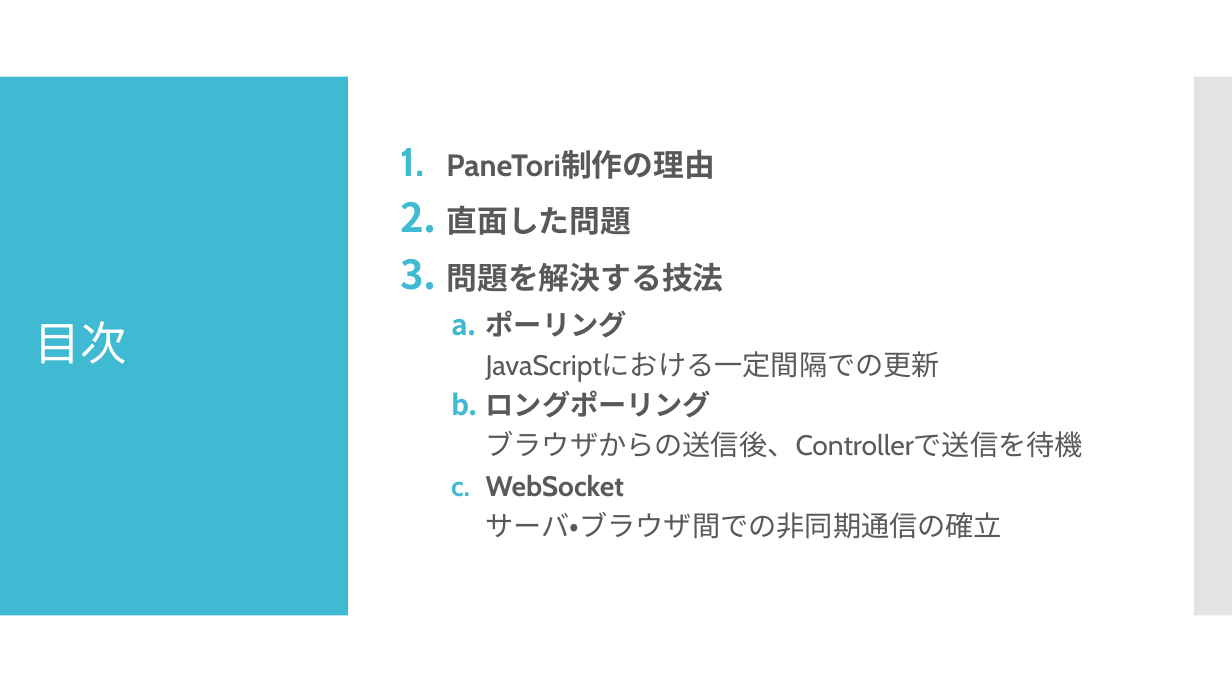
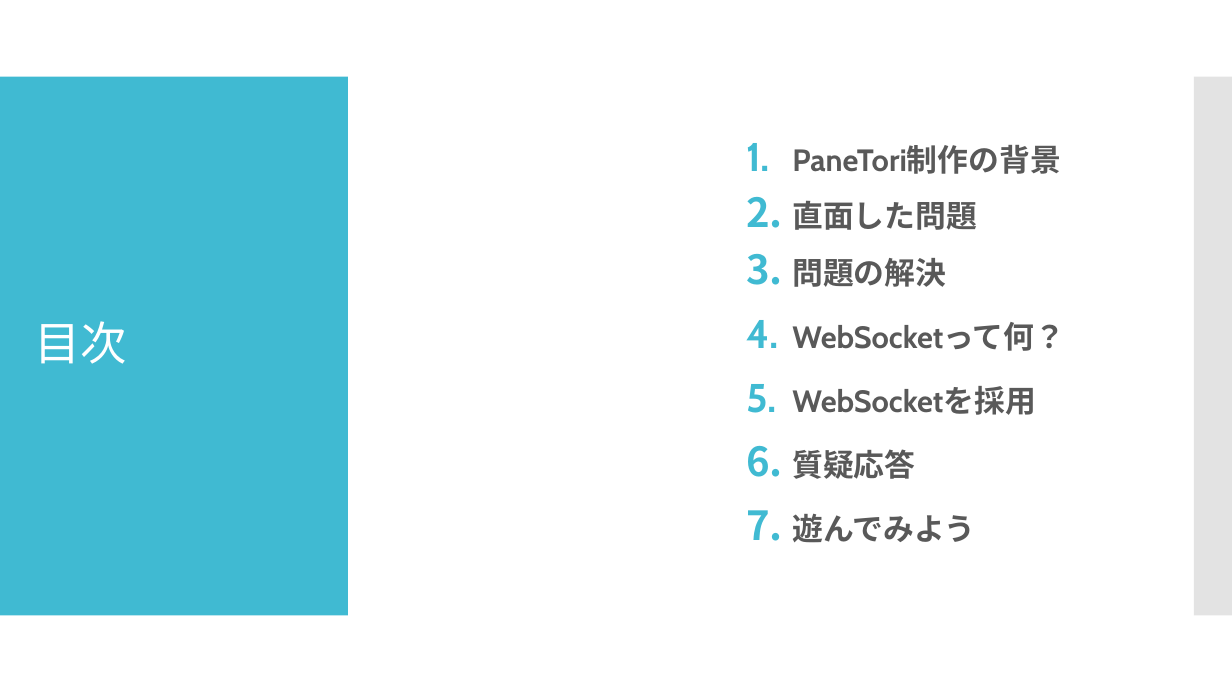
Before and after one commit to simasiman/Olynpic, a slide deck: slide 2 of Documents/発表用資料/2グループ 制作発表.pptx. Drawn at 1232x693 pixels with LibreOffice and Linux fonts; fonts in the diff are those of the drawing. Boxes give left, top, right and bottom in pixels: in the first picture for what was removed or moved away, otherwise in the second. Text is boxed around its words. In the diff, an @@ line names an element or a change of style, - is before the commit and + after.

```diff
--- a/Documents/発表用資料/2グループ 制作発表.pptx
+++ b/Documents/発表用資料/2グループ 制作発表.pptx
@@ text "PaneTori制作の背景": place and size @@
-text "PaneTori制作の背景" at (446,150,1083,539)
+text "PaneTori制作の背景" at (792,145,1065,543)
@@ text at (792,145,1061,174): text changed @@
-1. PaneTori制作の理由
+1. PaneTori制作の背景
@@ text at (792,258,1065,543): text changed; size 22 to 24 pt; bold on @@
-3. 問題を解決する技法
-  a. ポーリング
-  JavaScriptにおける一定間隔での更新
-  b. ロングポーリング
-  ブラウザからの送信後、Controllerで送信を待機
-  c. WebSocket
-  サーバ・ブラウザ間での非同期通信の確立
+3. 問題の解決
+4. WebSocketって何？
+5. WebSocketを採用
+6. 質疑応答
+7. 遊んでみよう
```
Also in this commit, not shown: 6 other slides changed, 4 slides added, 3 slides removed.
